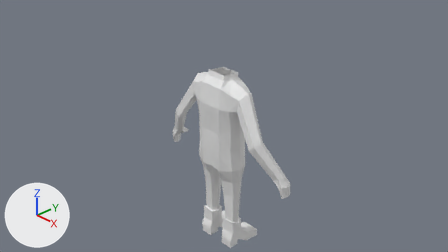
Before and after pictures for a commit that changed the Blender file src/assets/model/character-creation.blend.
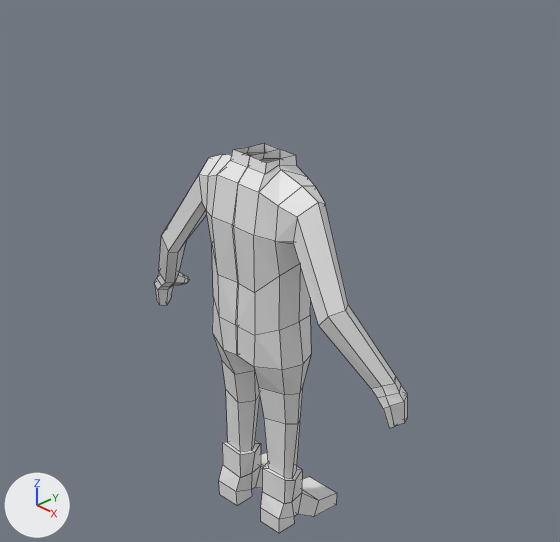
There are two pictures of each version: one from the file's camera 'Camera', one close up on the part from 22% to 81% of the width and 0% to 100% of the height. Lighting does not change. The marker at lower left points along +X, +Y and +Z. The close-ups show mesh edges as thin lines.
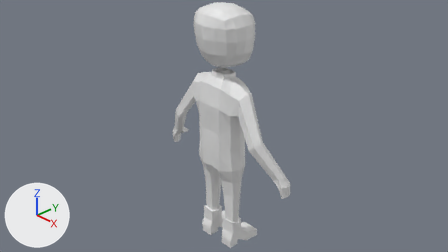
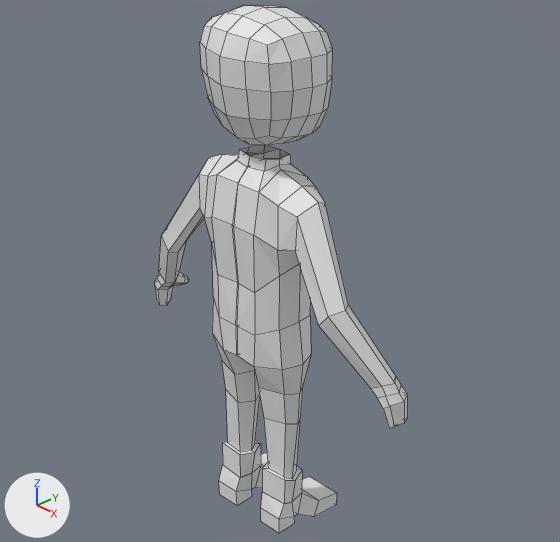
Commit message: Add default head

Pixel boxes (x1, y1, x2, y2) of what changed, in the close-ups (560 x 542 px; the box of a moved part takes in the faces that stretch with it):
'Cube', reshaped (35% taller)
    before: (154, 143, 408, 533)
    after: (154, 5, 408, 533)
part 1 of me_cube_001, added
    after: (200, 5, 333, 145)
part 2 of me_cube_001, moved or reshaped
    before: (162, 143, 328, 325)
    after: (162, 145, 328, 325)

What changed in the scene script:
```text
Change me_cube_001:
    used by ob_cube; location = (0.0, 0.0, -0.159); scale = (0.429, 0.357, 0.313)
    verts and faces of me_cube_001; kept vertices keep their numbers, new ones are numbered from 164
    before: 12 (-0.97, -0.76, 1.91) at pixel (206, 210), 49 (-1.06, -0.2, 1.66), 105 (-1.28, -0.58, 1.98) at pixel (201, 201), 108 (-1.37, -0.17, 1.84), 152 (-0.43, 0.49, 3.65) at pixel (264, 143)
    before: 156 (-0.46, -0.46, 3.76) at pixel (232, 149), 158 (-0.47, -0.53, 3.46) at pixel (230, 160), 160 (-0.44, 0.49, 3.38) at pixel (264, 152)
    remove me_cube_001.from_pydata(...)  # 164 vertices, 156 faces; spans x -3.55..0.02, y -1.0..1.35, z -7.4..3.76
    add me_cube_001.from_pydata(...)  # 220 vertices, 202 faces; spans x -3.55..0.02, y -1.3..1.45, z -7.4..7.51
    me_cube_001 part 1: a new loose piece of 56 vertices spanning x -1.23..0.0, y -1.3..1.45, z 3.91..7.51
    me_cube_001 part 2
    add verts[12] = (-1.03, -0.76, 1.69)  # moved, pixel (204, 217)
    add verts[49] = (-1.09, -0.17, 1.58)  # moved
    add verts[108] = (-1.4, -0.14, 1.76)  # moved
    add verts[105] = (-1.35, -0.58, 1.76)  # moved, pixel (199, 207)
    add verts[152] = (-0.36, 0.39, 3.67)  # moved, pixel (264, 144)
    add verts[156] = (-0.36, -0.36, 3.77)  # moved, pixel (239, 149)
    add verts[158] = (-0.38, -0.43, 3.47)  # moved, pixel (236, 160)
    add verts[160] = (-0.37, 0.4, 3.4)  # moved, pixel (263, 153)
```
